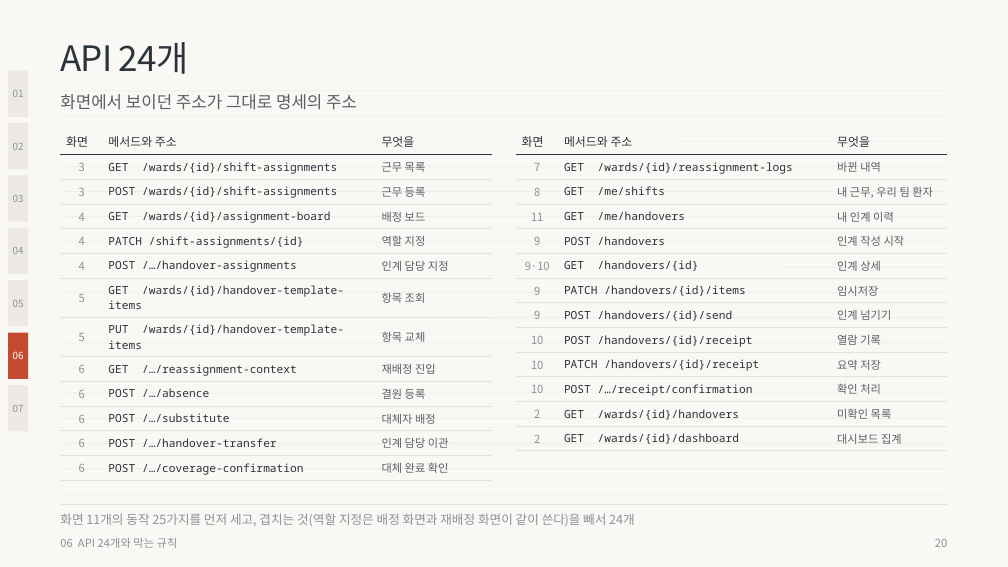
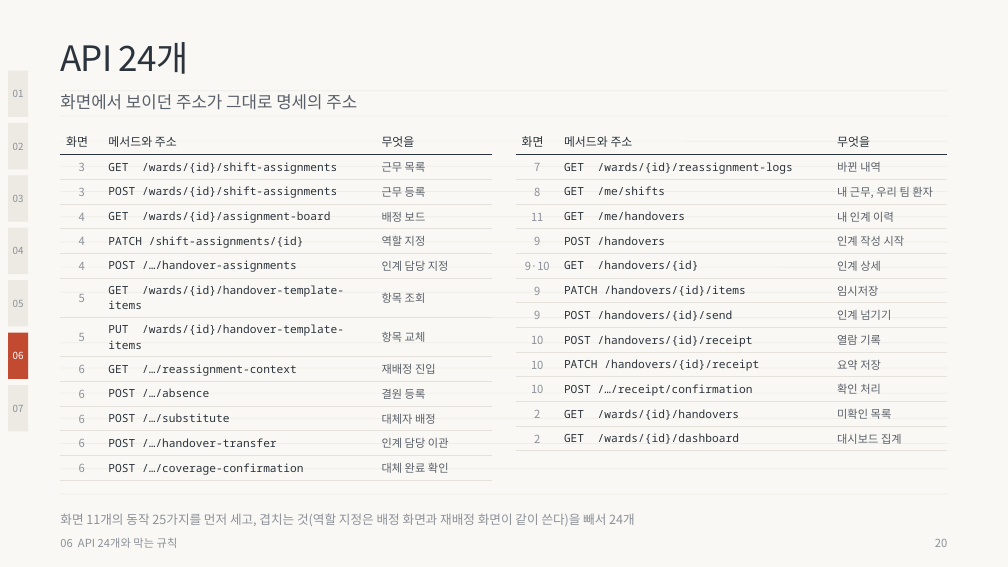
Before and after one commit to wodnjs2020136144/skala-webservice-mini, a slide deck: slide 20 of deliverables/10반_황재원_너와나의인계고리-발표용.pptx. Drawn at 1008x567 pixels with LibreOffice and Linux fonts; fonts in the diff are those of the drawing. Boxes give left, top, right and bottom in pixels: in the first picture for what was removed or moved away, otherwise in the second. Text is boxed around its words. In the diff, an @@ line names an element or a change of style, - is before the commit and + after.

```diff
--- a/deliverables/10반_황재원_너와나의인계고리-발표용.pptx
+++ b/deliverables/10반_황재원_너와나의인계고리-발표용.pptx
@@ table at (60,129,492,479) @@
@@ borders changed @@
@@ line removed from (60, 504) to (948, 504) @@
```
Also in this commit, not shown: 25 other slides changed.
